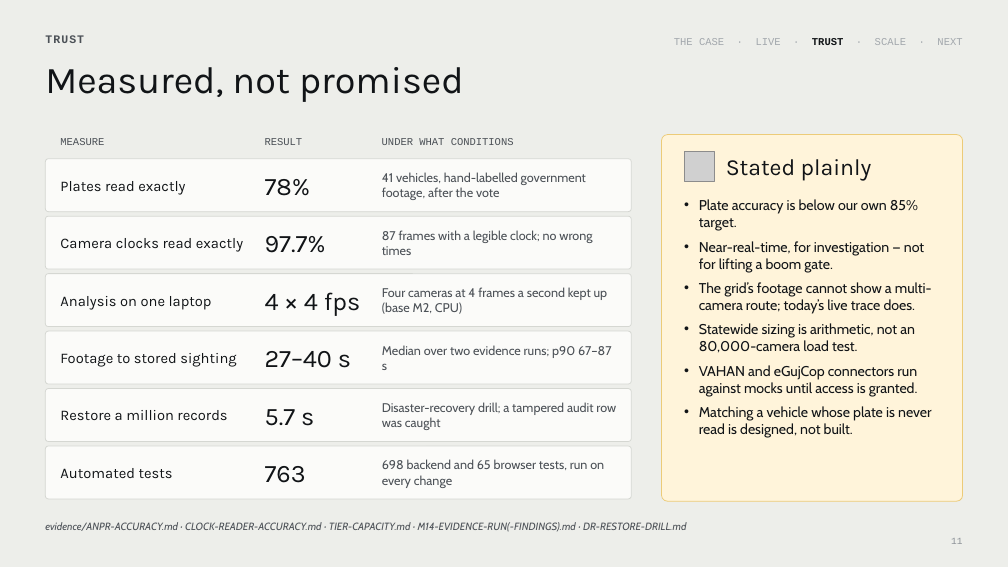
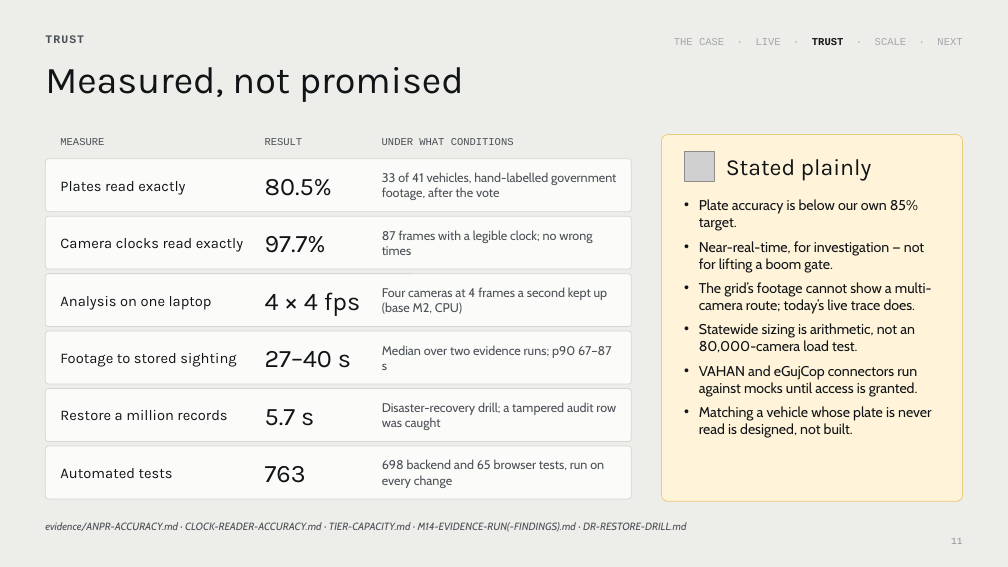
Before and after one commit to parthpatel643/sentinel-hackathon, a slide deck: slide 11 of docs/Sentinel-Finale-Pitch.pptx. Drawn at 1008x567 pixels with LibreOffice and Linux fonts; fonts in the diff are those of the drawing; grey boxes stand for pictures. Boxes give left, top, right and bottom in pixels: in the first picture for what was removed or moved away, otherwise in the second. Text is boxed around its words. In the diff, an @@ line names an element or a change of style, - is before the commit and + after.

```diff
--- a/docs/Sentinel-Finale-Pitch.pptx
+++ b/docs/Sentinel-Finale-Pitch.pptx
@@ text at box(265, 179, 332, 196): text changed @@
-78%
+80.5%
@@ text at box(382, 172, 616, 200): text changed @@
-41 vehicles, hand-labelled government footage, after the vote
+33 of 41 vehicles, hand-labelled government footage, after the vote
```
Also in this commit, not shown: 1 other slide changed, 7 other files.
